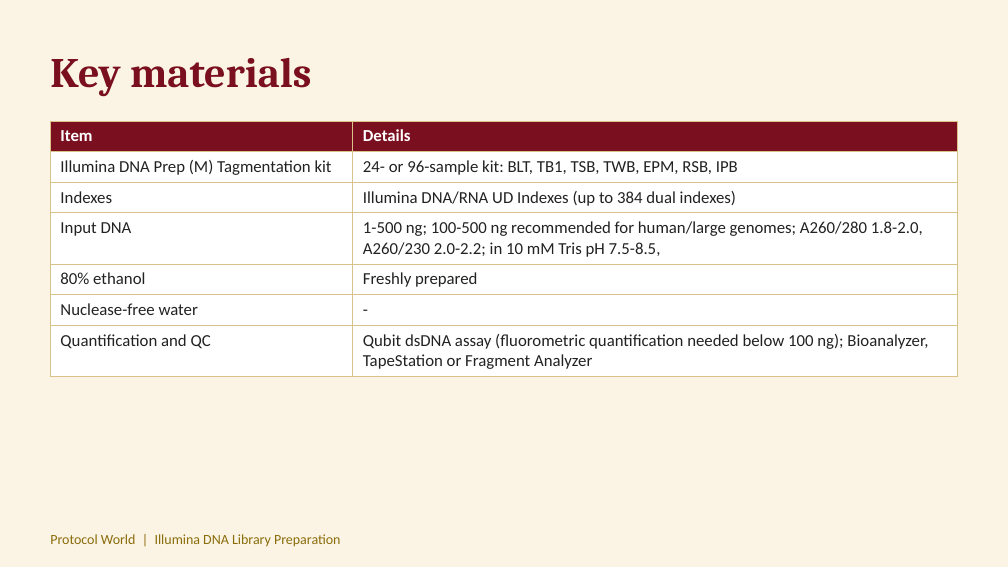
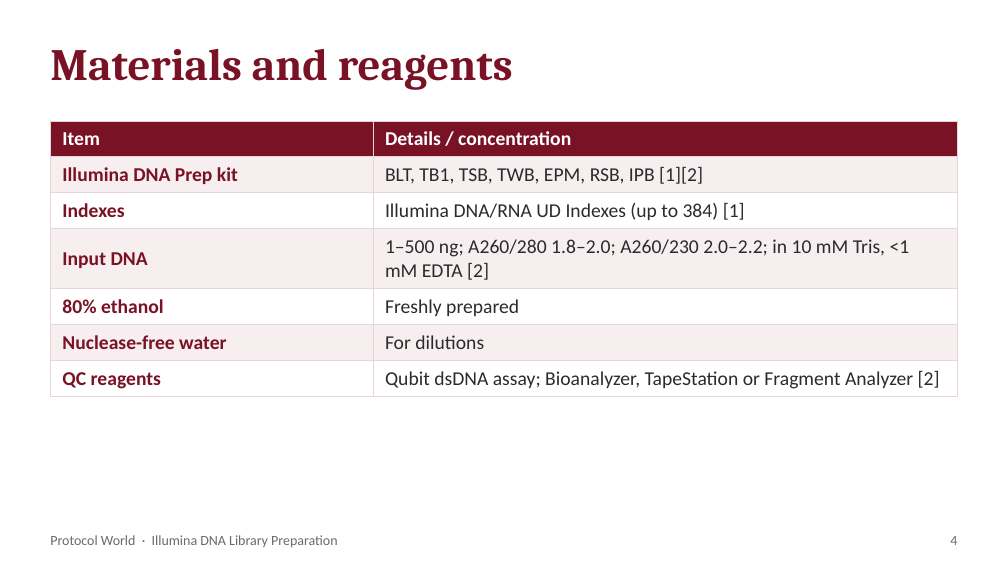
Before and after one commit to ProtocolWorld/ProtocolWorld, a slide deck: slide 4 of uploads/illumina-dna-library-preparation.pptx (slide 3 before the commit). Drawn at 1008x567 pixels with LibreOffice and Linux fonts; fonts in the diff are those of the drawing. Boxes give left, top, right and bottom in pixels: in the first picture for what was removed or moved away, otherwise in the second. Text is boxed around its words. In the diff, an @@ line names an element or a change of style, - is before the commit and + after.

```diff
--- a/uploads/illumina-dna-library-preparation.pptx
+++ b/uploads/illumina-dna-library-preparation.pptx
@@ background #FBF4E4 to #FFFFFF @@
@@ text at (50, 49, 513, 90): text changed; size 30 to 32 pt; text colour #7A0F1F to #7A1226 @@
-Key materials
+Materials and reagents
@@ table at (50, 121, 958, 393) @@
-row 1, column 2: Details
+row 1, column 2: Details / concentration
-row 2, column 1: Illumina DNA Prep (M) Tagmentation kit
+row 2, column 1: Illumina DNA Prep kit
-row 2, column 2: 24- or 96-sample kit: BLT, TB1, TSB, TWB, EPM, RSB, IPB
+row 2, column 2: BLT, TB1, TSB, TWB, EPM, RSB, IPB [1][2]
-row 3, column 2: Illumina DNA/RNA UD Indexes (up to 384 dual indexes)
+row 3, column 2: Illumina DNA/RNA UD Indexes (up to 384) [1]
-row 4, column 2: 1-500 ng; 100-500 ng recommended for human/large genomes; A260/280 1.8-2.0, A260/230 2.0-2.2; in 10 mM Tris pH 7.5-8.5,
+row 4, column 2: 1–500 ng; A260/280 1.8–2.0; A260/230 2.0–2.2; in 10 mM Tris, <1 mM EDTA [2]
-row 6, column 2: -
+row 6, column 2: For dilutions
-row 7, column 1: Quantification and QC
+row 7, column 1: QC reagents
-row 7, column 2: Qubit dsDNA assay (fluorometric quantification needed below 100 ng); Bioanalyzer, TapeStation or Fragment Analyzer
+row 7, column 2: Qubit dsDNA assay; Bioanalyzer, TapeStation or Fragment Analyzer [2]
@@ fill #7A0F1F to #7A1226 in row 1 @@
@@ fill #FFFFFF to #F7EEF0 in 6 cells @@
@@ size 12 to 14 pt in "Item", "Indexes", "Input DNA", "80% ethanol" and 2 more places @@
@@ text colour #222222 to #7A1226, bold on in "Indexes", "Input DNA", "80% ethanol", "Nuclease-free water" @@
@@ text colour #222222 to #2B2B2B in "Freshly prepared" @@
@@ borders changed @@
@@ text at (50, 535, 337, 547): text changed; text colour #8A6D0B to #6B6B6B @@
-Protocol World | Illumina DNA Library Preparation
+Protocol World · Illumina DNA Library Preparation
@@ text added at (950, 536, 957, 545), 10 pt, text #6B6B6B @@
+4
```
Also in this commit, not shown: 4 other slides changed, 7 slides added, 3 slides removed, 9 other files.
